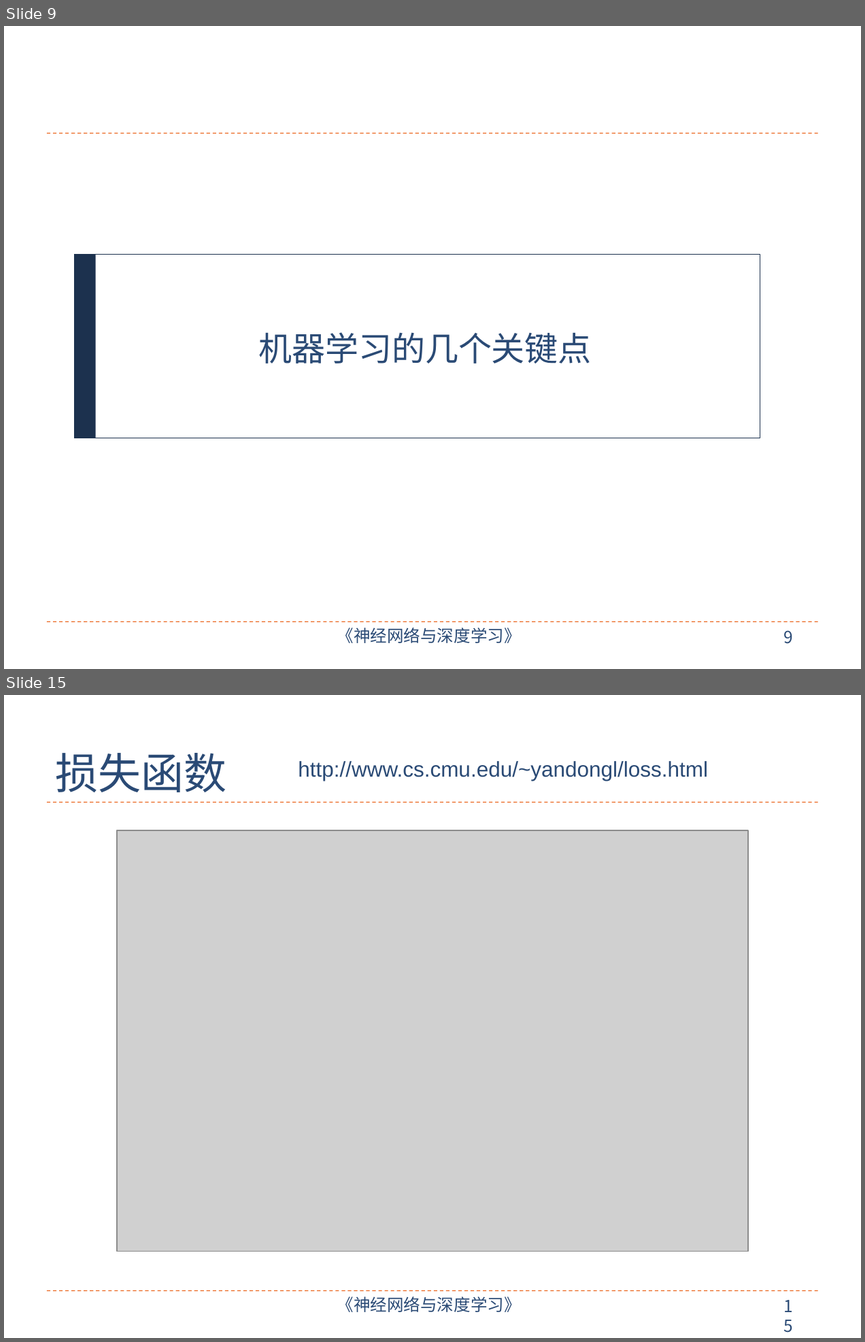
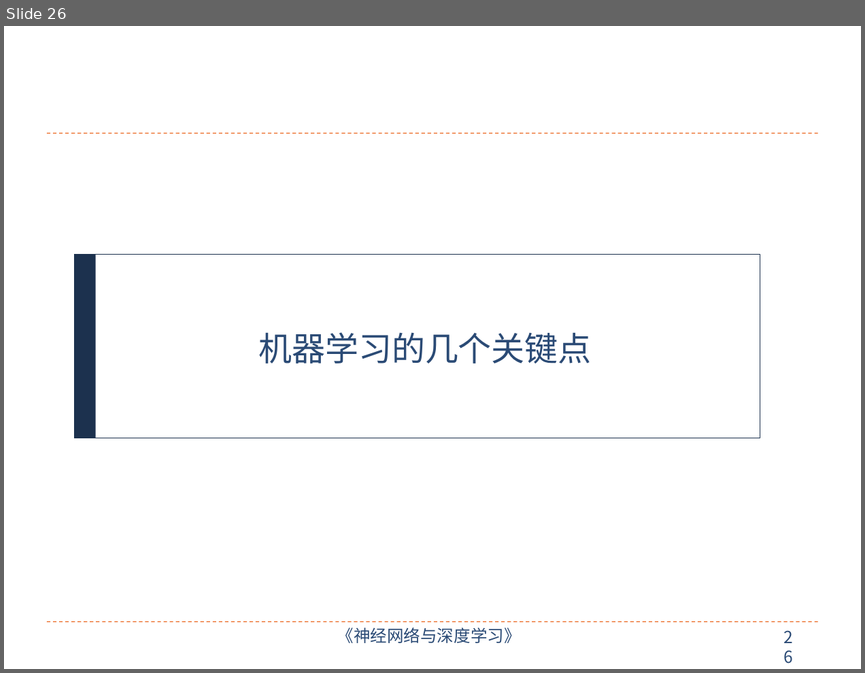
Before and after one commit to nndl/nndl.github.io, a slide deck: ppt/chap-机器学习概述.pptx. Shown one above the other, each under a label of ours: slides 9 and 15 before the commit, slide 26 after it; the slides between them are not shown. The pictures are 865x1342 and 865x673 pixels, drawn with LibreOffice and Linux fonts; fonts in the diff are those of the drawing; grey boxes stand for pictures. Boxes give left, top, right and bottom in pixels: in the first picture for what was removed or moved away, otherwise in the second. Text is boxed around its words. In the diff, an @@ line names an element or a change of style, - is before the commit and + after.

```diff
--- a/ppt/chap-机器学习概述.pptx
+++ b/ppt/chap-机器学习概述.pptx
@@ slide 15 removed at <box>4,695,861,1338</box>, background #FFFFFF; not listed: 4 template elements that a slide beside it also shows @@
@@ title removed at <box>56,753,227,792</box> @@
-损失函数
@@ text removed at <box>298,761,708,781</box> @@
-http://www.cs.cmu.edu/~yandongl/loss.html
@@ picture removed at <box>117,830,749,1251</box> @@
@@ what was slide 9 is now slide 26 @@
@@ page number at <box>783,630,793,643</box>: text changed @@
-9
+26
```
Also in this commit, not shown: 11 slides changed, 14 slides added, 4 other slides removed, 5 other files.
